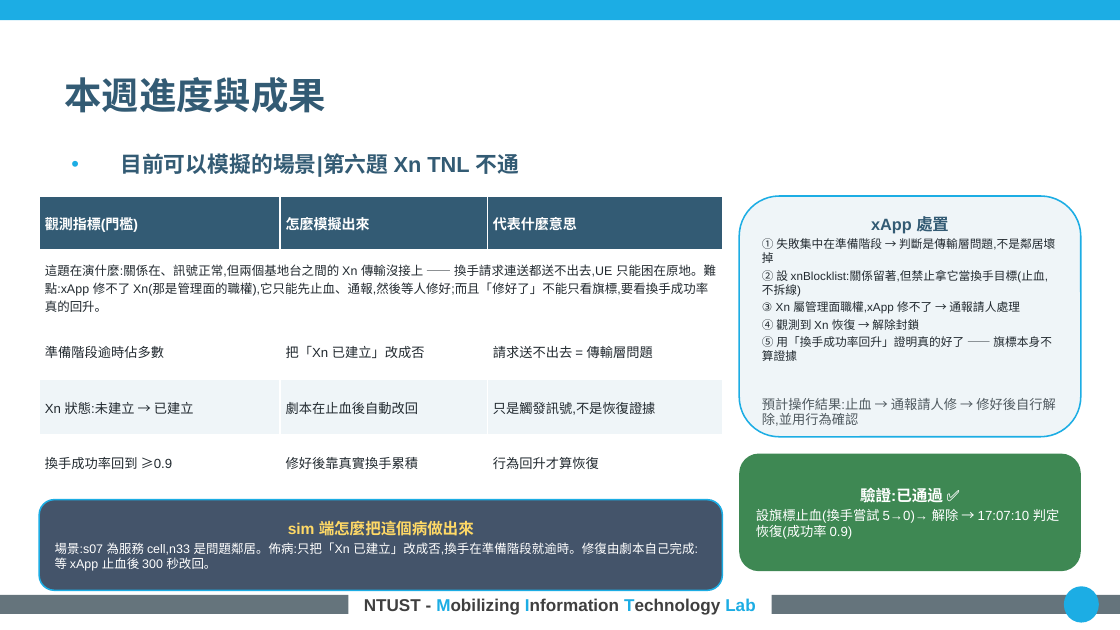
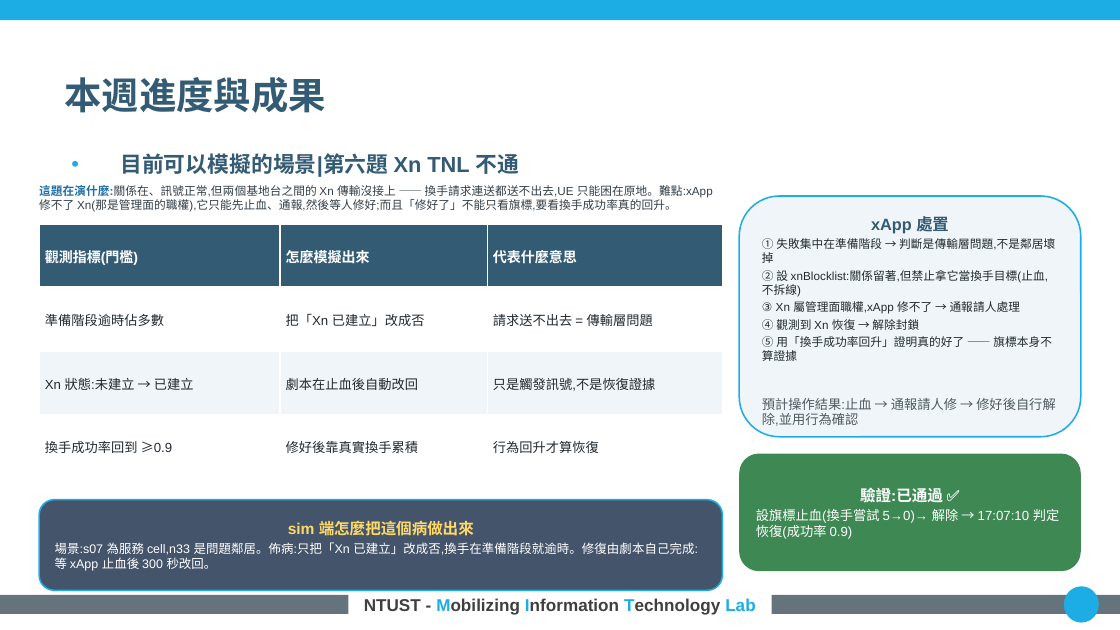
Before and after one commit to kimOuO/RAN-sim-OAI, a slide deck: slide 9 of docs/report/8_27_進度報告_v10十二題.pptx. Drawn at 1120x630 pixels with LibreOffice and Linux fonts; fonts in the diff are those of the drawing; background and template pictures are left out. Boxes give left, top, right and bottom in pixels: in the first picture for what was removed or moved away, otherwise in the second. Text is boxed around its words. In the diff, an @@ line names an element or a change of style, - is before the commit and + after.

```diff
--- a/docs/report/8_27_進度報告_v10十二題.pptx
+++ b/docs/report/8_27_進度報告_v10十二題.pptx
@@ text added at bbox=[39, 185, 713, 212], 7.5 pt, text #333F48 @@
+這題在演什麼:關係在、訊號正常,但兩個基地台之間的 Xn 傳輸沒接上 —— 換手請求連送都送不出去,UE 只能困在原地。難點:xApp 修不了 Xn(那是管理面的職權),它只能先止血、通報,然後等人修好;而且「修好了」不能只看旗標,要看換手成功率真的回升。
@@ table at bbox=[39, 224, 722, 515] @@
-row 2: 這題在演什麼:關係在、訊號正常,但兩個基地台之間的 Xn 傳輸沒接上 —— 換手請求連送都送不出去,UE 只能困在原地。難點:xApp 修不了 Xn(那是管理面的職權),它只能先止血、通報,然後等人修好;而且「修好了」不能只看旗標,要看換手成功率真的回升。 |  | 
@@ table: place and size @@
-table at bbox=[39, 196, 722, 487]
+table at bbox=[39, 224, 722, 515]
```
Also in this commit, not shown: 11 other slides changed, 4 other files.
